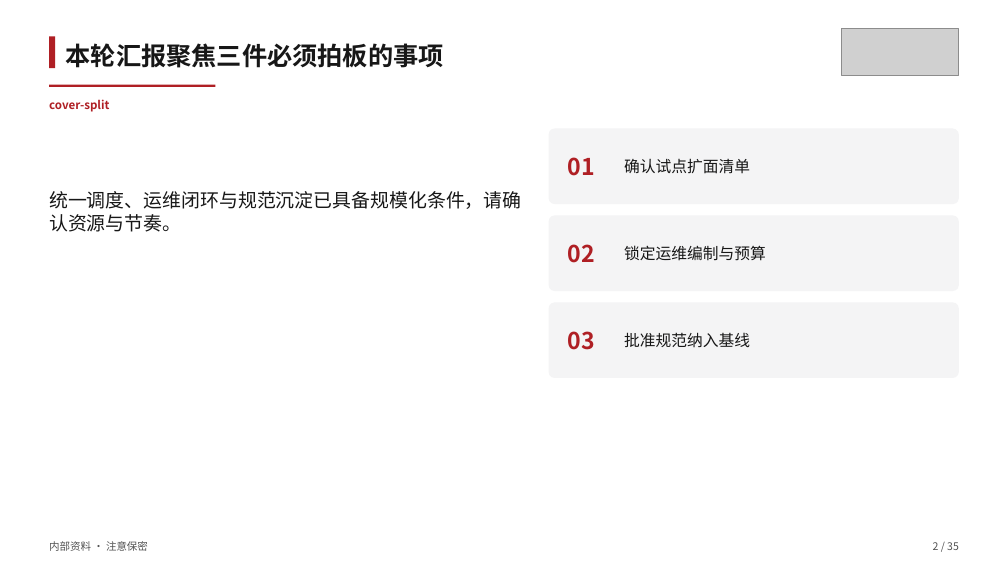
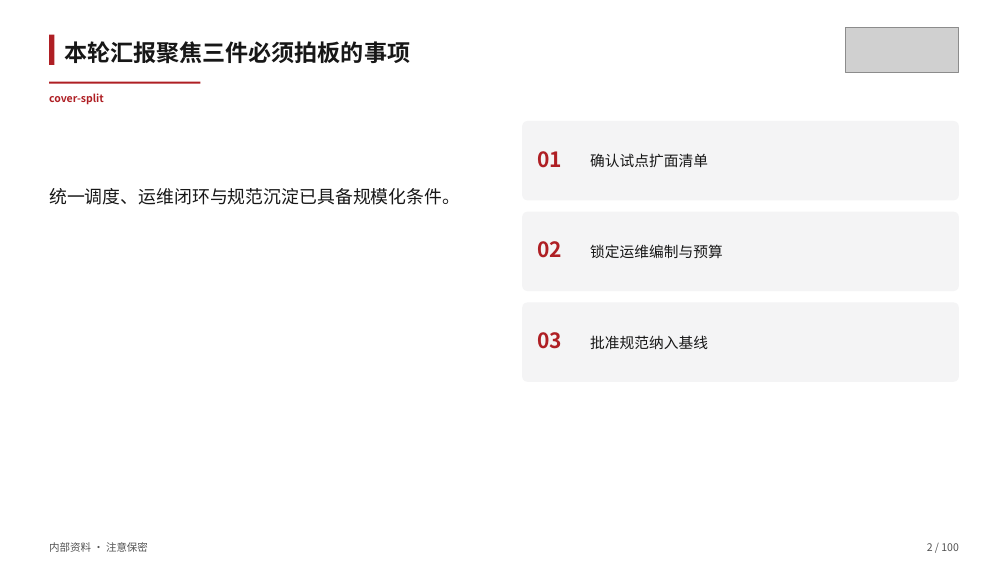
Before and after one commit to tao66175545-boop/sugon-cloud-skillui, a slide deck: slide 2 of skills/sugon-ppt-template/examples/sample-deck.pptx. Drawn at 1008x567 pixels with LibreOffice and Linux fonts; fonts in the diff are those of the drawing; grey boxes stand for pictures. Boxes give left, top, right and bottom in pixels: in the first picture for what was removed or moved away, otherwise in the second. Text is boxed around its words. In the diff, an @@ line names an element or a change of style, - is before the commit and + after.

```diff
--- a/skills/sugon-ppt-template/examples/sample-deck.pptx
+++ b/skills/sugon-ppt-template/examples/sample-deck.pptx
@@ text "本轮汇报聚焦三件必须拍板的事项" at (64, 41, 410, 64): size 24 to 22 pt @@
@@ text "cover-split" at (49, 93, 104, 105): size 11 to 10 pt @@
@@ rectangle: place and size @@
-rectangle at (49, 85, 216, 87)
+rectangle at (49, 82, 200, 84)
@@ proportions changed in 3 elements at (523, 302, 960, 382), (523, 212, 960, 291), (523, 121, 960, 200) @@
@@ rounded rectangle: place and size @@
-rounded rectangle at (549, 129, 960, 204)
+rounded rectangle at (523, 121, 960, 200)
@@ size 22 to 20 pt in 3 elements at (537, 332, 562, 349), (537, 241, 562, 258), (537, 151, 562, 168) @@
@@ text "01": place and size @@
-text "01" at (568, 157, 595, 176)
+text "01" at (537, 151, 562, 168)
@@ size 15 to 14 pt in 3 elements at (590, 244, 723, 258), (590, 335, 708, 349), (590, 153, 708, 167) @@
@@ text "确认试点扩面清单": place and size @@
-text "确认试点扩面清单" at (624, 158, 750, 174)
+text "确认试点扩面清单" at (590, 153, 708, 167)
@@ text at (49, 188, 460, 205): text changed; size 18 to 17 pt @@
-统一调度、运维闭环与规范沉淀已具备规模化条件，请确认资源与节奏。
+统一调度、运维闭环与规范沉淀已具备规模化条件。
@@ rounded rectangle: place and size @@
-rounded rectangle at (549, 216, 960, 291)
+rounded rectangle at (523, 212, 960, 291)
@@ text "02": place and size @@
-text "02" at (568, 244, 595, 263)
+text "02" at (537, 241, 562, 258)
@@ text "锁定运维编制与预算": place and size @@
-text "锁定运维编制与预算" at (624, 245, 766, 261)
+text "锁定运维编制与预算" at (590, 244, 723, 258)
@@ rounded rectangle: place and size @@
-rounded rectangle at (549, 302, 960, 378)
+rounded rectangle at (523, 302, 960, 382)
@@ text "03": place and size @@
-text "03" at (568, 331, 595, 350)
+text "03" at (537, 332, 562, 349)
@@ text "批准规范纳入基线": place and size @@
-text "批准规范纳入基线" at (624, 332, 750, 347)
+text "批准规范纳入基线" at (590, 335, 708, 349)
@@ text at (927, 543, 958, 551): text changed @@
-2 / 35
+2 / 100
```
Also in this commit, not shown: 34 other slides changed, 65 slides added, 11 other files.
